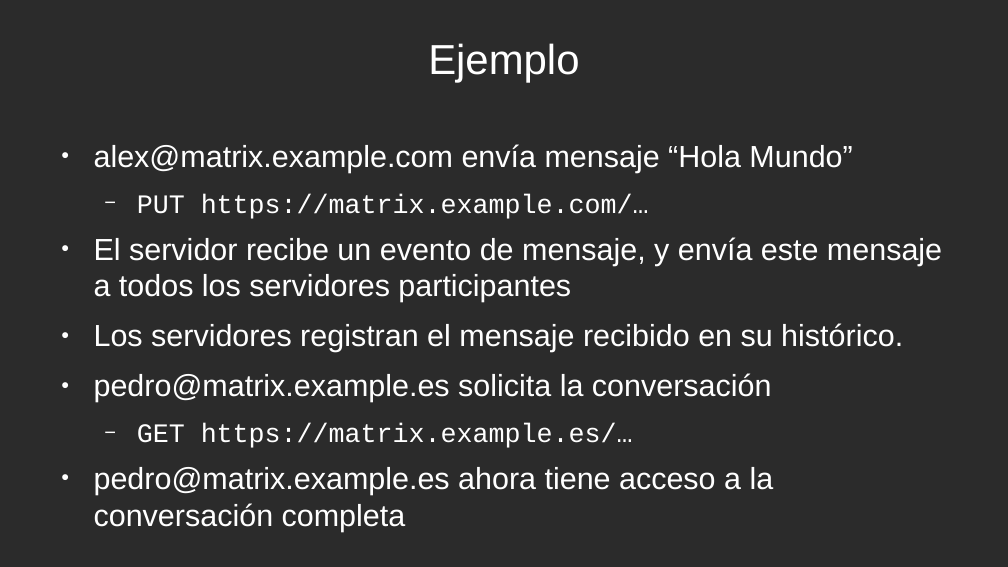
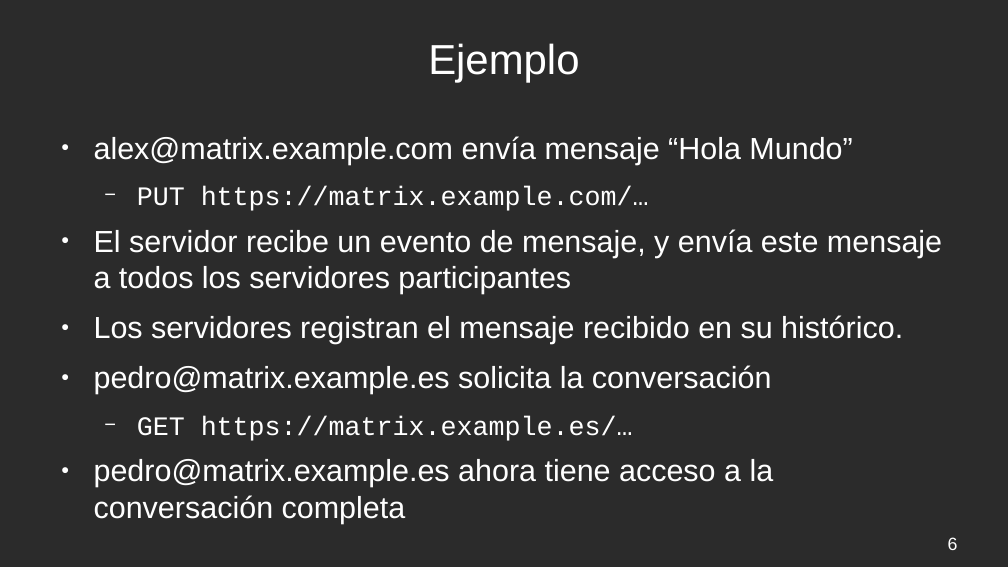
Before and after one commit to Alxe/UGR_FR, a slide deck: slide 6 of Matrix/matrix.odp (slide 5 before the commit). Drawn at 1008x567 pixels with LibreOffice and Linux fonts; fonts in the diff are those of the drawing; background and template pictures are left out; a plain dark background stands for a picture behind light text. Boxes give left, top, right and bottom in pixels: in the first picture for what was removed or moved away, otherwise in the second. Text is boxed around its words. In the diff, an @@ line names an element or a change of style, - is before the commit and + after.

Commit message:
Updated Matrix slides

```diff
--- a/Matrix/matrix.odp
+++ b/Matrix/matrix.odp
@@ text "alex@matrix.example.com envía mensaje “Hola Mundo”" at <box>94,136,942,524</box>: vertical alignment top to middle @@
@@ page number added at <box>948,537,958,550</box>, 14 pt, text #FFFFFF @@
+6
```
Also in this commit, not shown: 7 other slides changed, 1 slide added, 1 other file.
